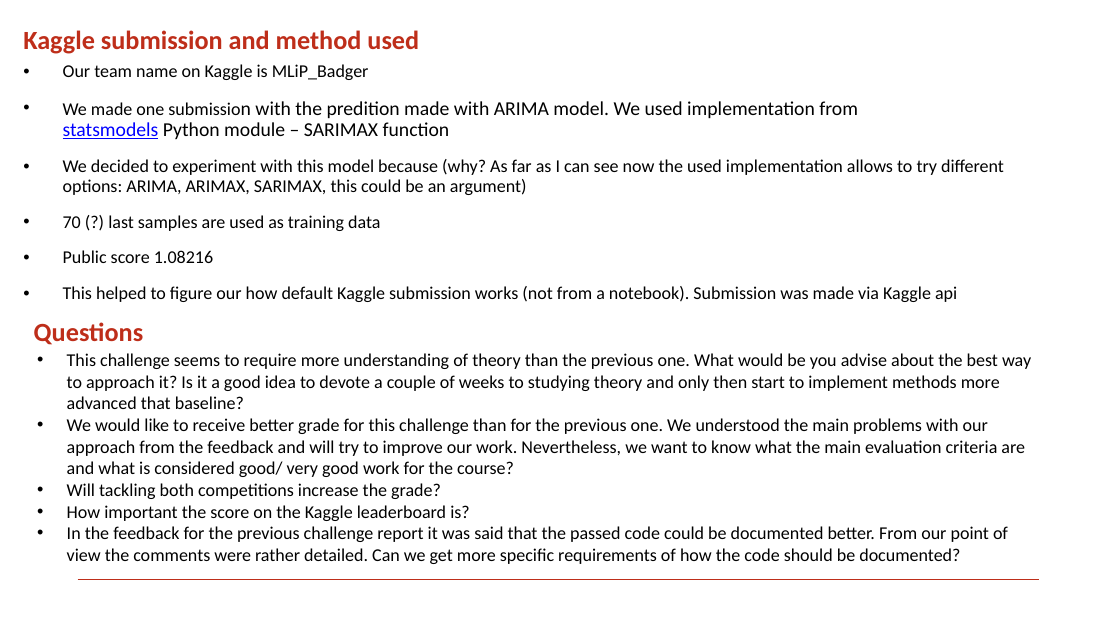
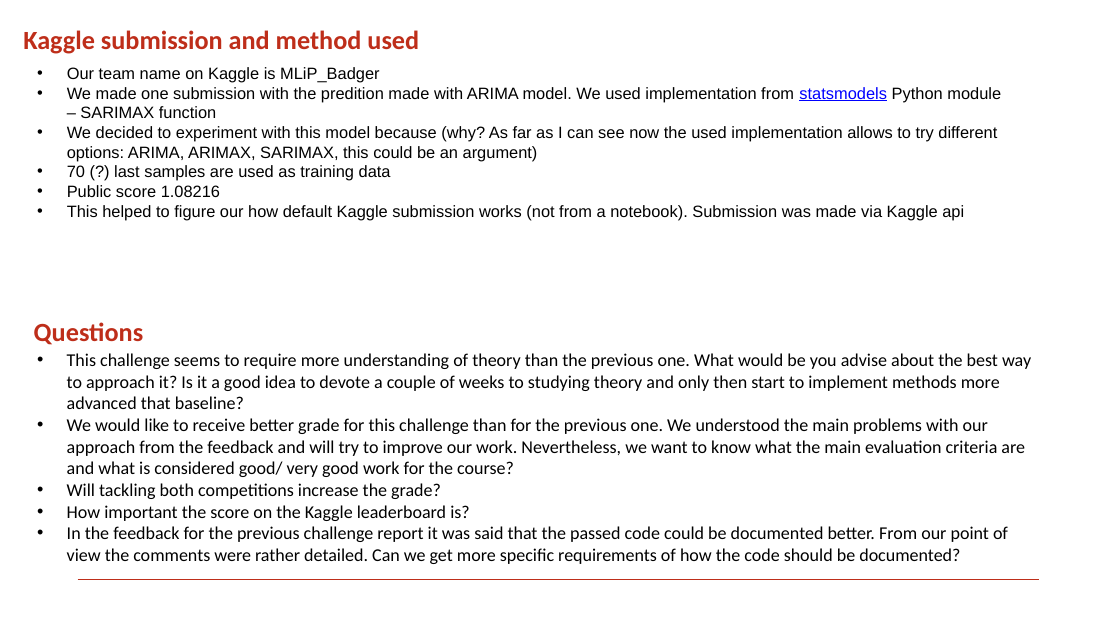
Before and after one commit to EvgeniyaMartynova/MLiP_M5, a slide deck: slide 1 of Presentation for Elena.pptx. Drawn at 1120x630 pixels with LibreOffice and Linux fonts; fonts in the diff are those of the drawing; background and template pictures are left out. Boxes give left, top, right and bottom in pixels: in the first picture for what was removed or moved away, otherwise in the second. Text is boxed around its words. In the diff, an @@ line names an element or a change of style, - is before the commit and + after.

```diff
--- a/Presentation for Elena.pptx
+++ b/Presentation for Elena.pptx
@@ text "Our team name on Kaggle ..." at (67, 67, 1001, 220): size 22 to 20 pt in "Our team name on Kaggle is MLiP_Badger", "We made one submission", "We decided to experiment with this model ...", "70 (?) last samples are used as ..." and 2 more places; font Calibri to Arial; size 24 to 20 pt in "submission with the predition made with ARIMA ..."; indent changed; line spacing 0.9 to 1; less space between paragraphs @@
```
Also in this commit, not shown: 1 other file.
